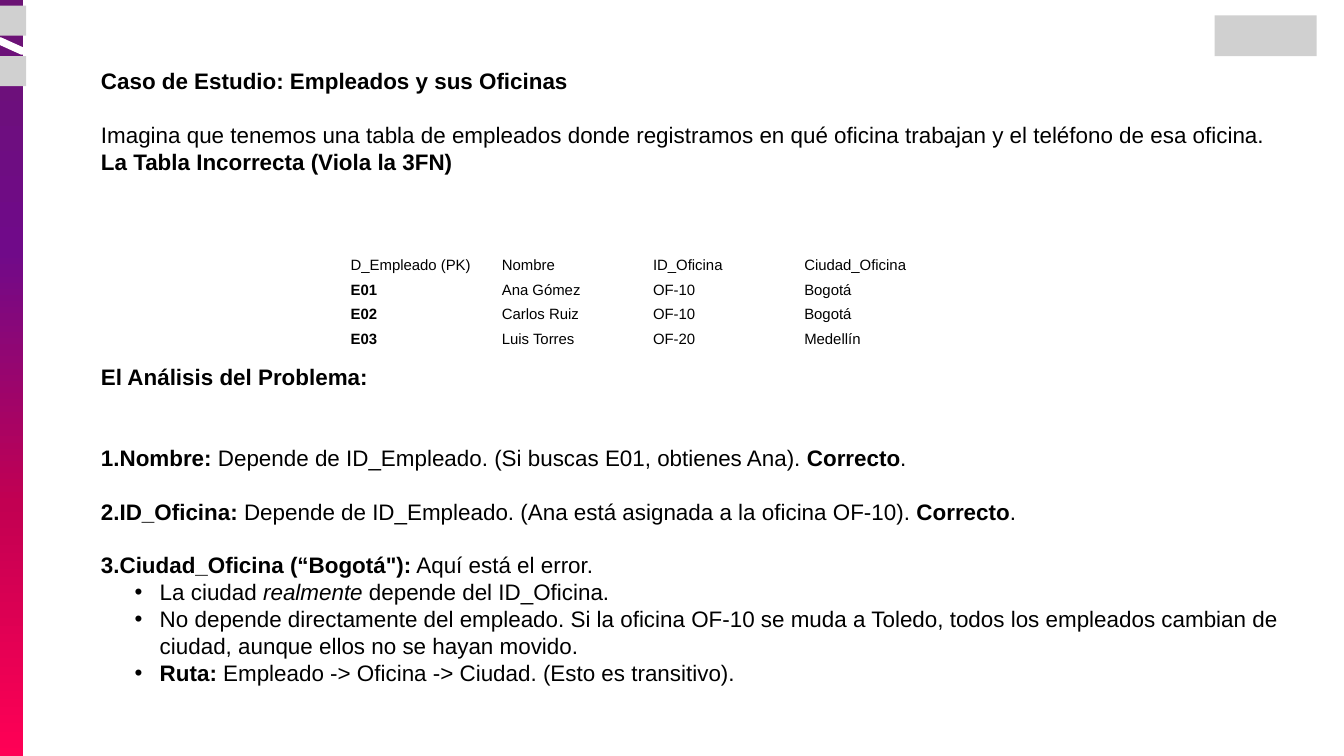
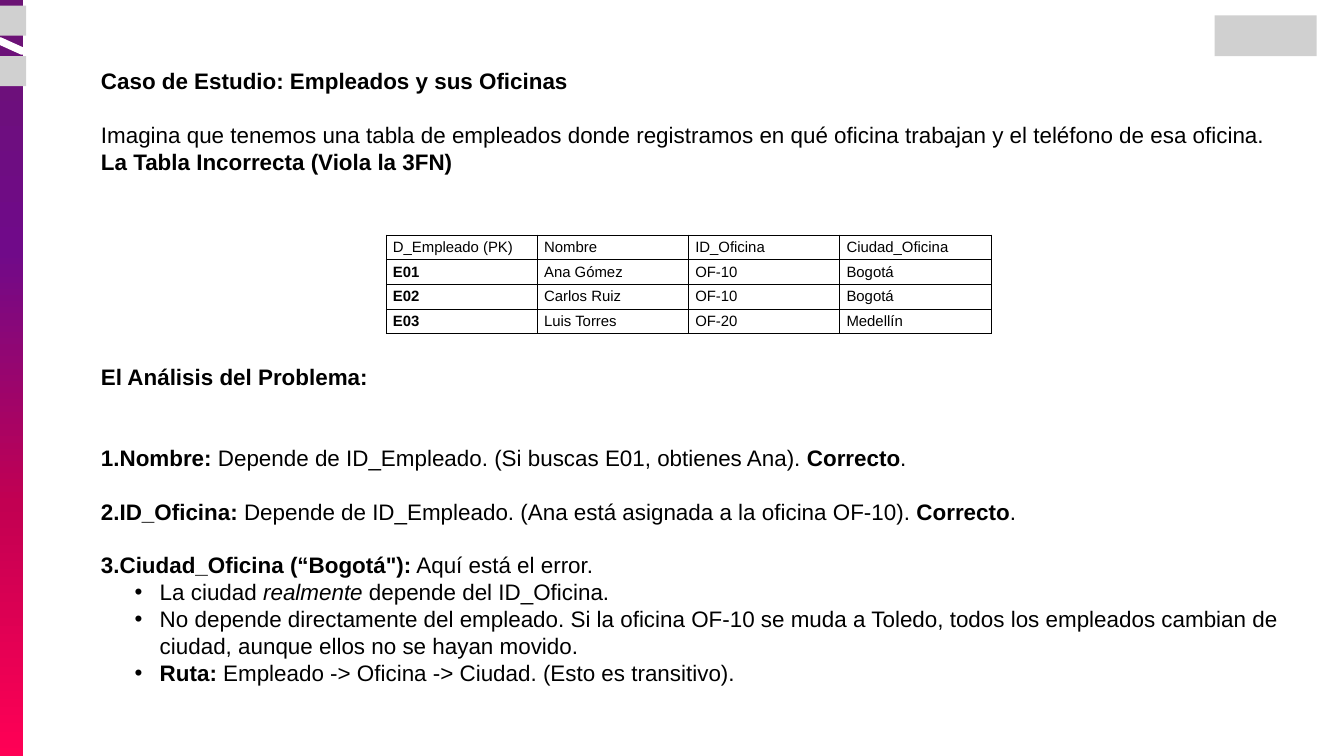
Before and after one commit to Armosque/curso-ingenieria-de-datos, a slide deck: slide 72 of modulo-02_bases_datos/01_BD Relacionales - Postgres/clases/03_Diseño Relacional.pptx (slide 71 before the commit). Drawn at 1344x756 pixels with LibreOffice and Linux fonts; fonts in the diff are those of the drawing; grey boxes stand for pictures. Boxes give left, top, right and bottom in pixels: in the first picture for what was removed or moved away, otherwise in the second. Text is boxed around its words. In the diff, an @@ line names an element or a change of style, - is before the commit and + after.

```diff
--- a/modulo-02_bases_datos/01_BD Relacionales - Postgres/clases/03_Diseño Relacional.pptx
+++ b/modulo-02_bases_datos/01_BD Relacionales - Postgres/clases/03_Diseño Relacional.pptx
@@ table at (386, 235, 991, 334) @@
@@ borders changed @@
@@ table: place and size @@
-table at (344, 253, 949, 351)
+table at (386, 235, 991, 334)
```
Also in this commit, not shown: 17 other slides changed, 1 slide added, 1 other file.
